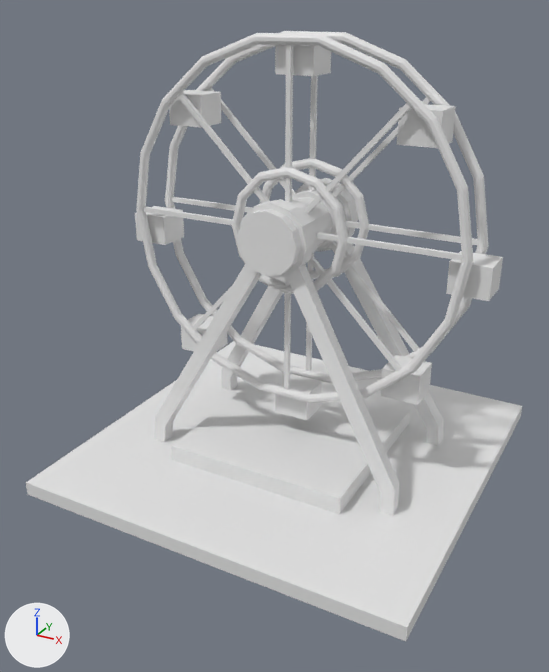
Two versions of the OBJ model res/models/buildings/special/ferris_wheel.obj, one commit apart.
Both versions are drawn from a 50 mm lens placed at (12.0, -23.6, 16.8), pointed at (-0.3, -1.3, 5.6). The lights are fixed; the arrows at lower left show +X, +Y and +Z. Where no turn or scale is listed for an object, it has been applied to the vertices.

Objects in the first picture: 'kolo', 'kolo_anim'.
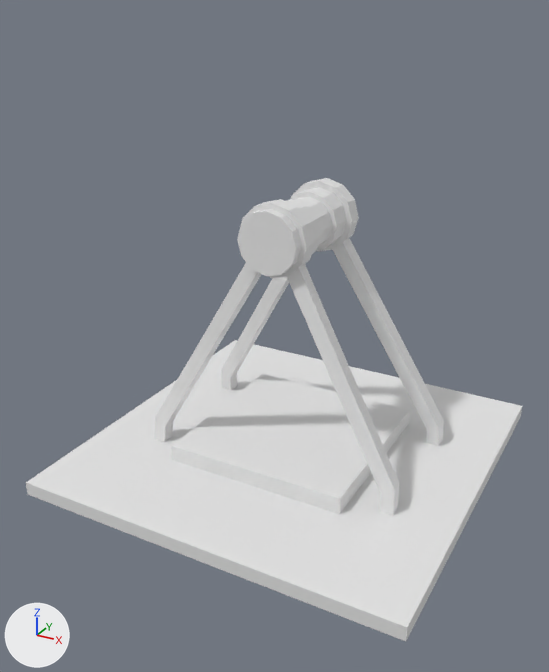
Location of each change, [x1, y1, x2, y2] in pixels of the pictures (549 x 672 px):
'kolo_anim', deleted: before [135, 31, 503, 420]

Edits to the bpy script that builds the scene:
```text
Remove ob_kolo_anim:
    ob_kolo_anim = bpy.data.objects.new('kolo_anim', me_kolo_anim)
    ob_kolo_anim.location = (0.0, 0.0, 0.0)
```
